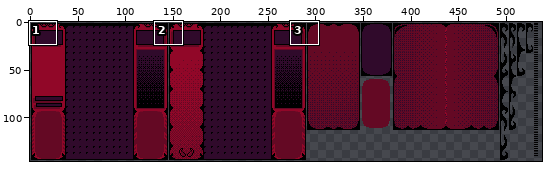
Edited in one commit: pixel-art file (Succubus/Sprites/Panels.aseprite). The picture above shows the old version from afar; the outline marks the close-up.
Close-up. Before the edit:
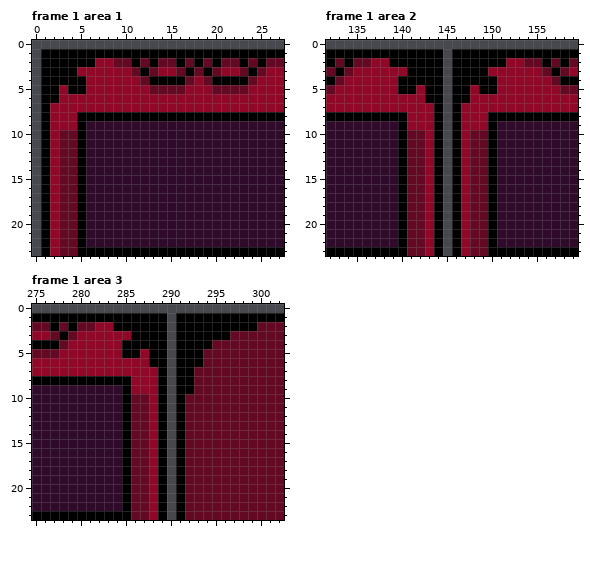
584x146 pixels, 1 frame. Pixels under 10% opacity are left out. Shown: frame 1 area 1: x 0..27, y 0..23; frame 1 area 2: x 132..159, y 0..23; frame 1 area 3: x 275..302, y 0..23. The wide view leaves out empty margins. The commit also changed other frames or places, which this record leaves out.
After the commit:
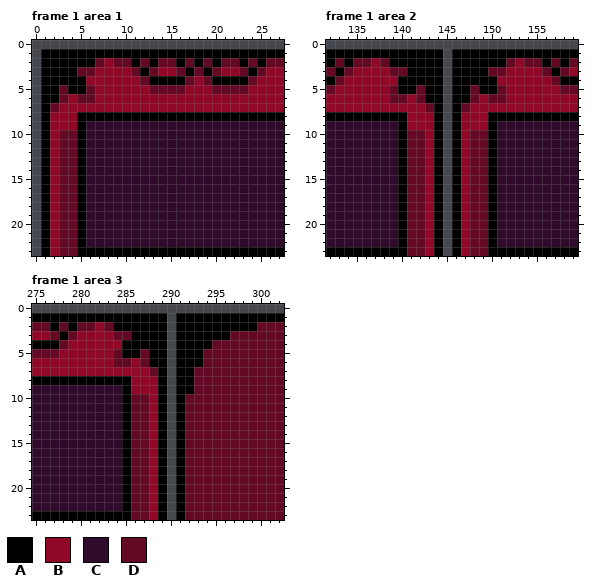
Palette (. is transparent): A #000000  B #910728  C #300a2b  D #640924
What changed:
Frame 1 area 1:
y 2: x 7 B -> D
y 3: x 5..6 BB -> DD
y 5: x 3 B -> D; x 6 B -> D
y 6: x 3 B -> D; x 5..6 BB -> DD
y 7: x 2 B -> D
Frame 1 area 2:
y 2: x 138 B -> D; x 152 B -> D
y 3: x 139..140 BB -> DD; x 150..151 BB -> DD
y 5: x 139 B -> D; x 142 B -> D; x 148 B -> D; x 151 B -> D
y 6: x 139..140 BB -> DD; x 142 B -> D; x 148 B -> D; x 150..151 BB -> DD
y 7: x 143 B -> D; x 147 B -> D
Frame 1 area 3:
y 2: x 283 B -> D
y 3: x 284..285 BB -> DD
y 5: x 284 B -> D; x 287 B -> D
y 6: x 284..285 BB -> DD; x 287 B -> D
y 7: x 288 B -> D
